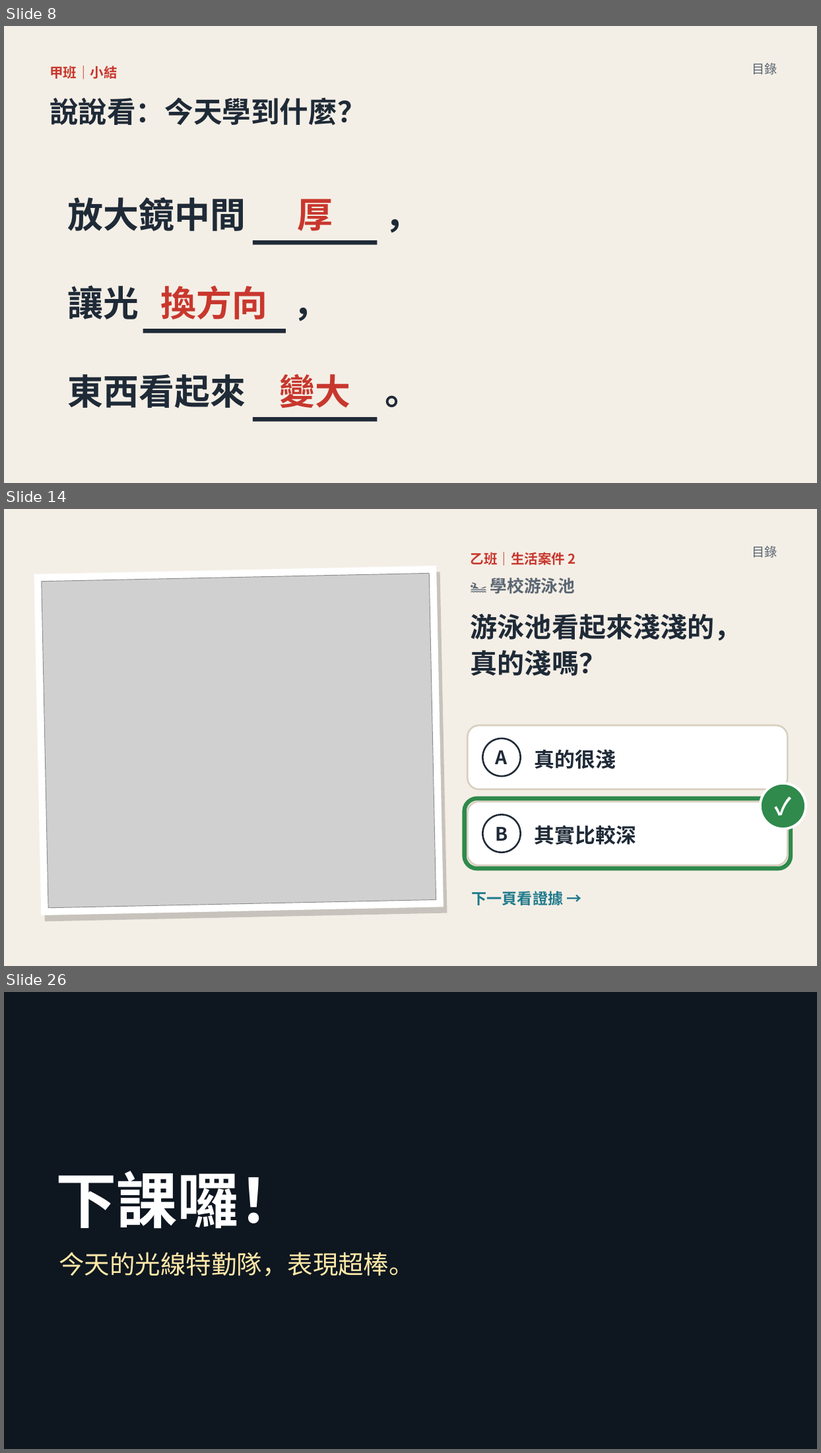
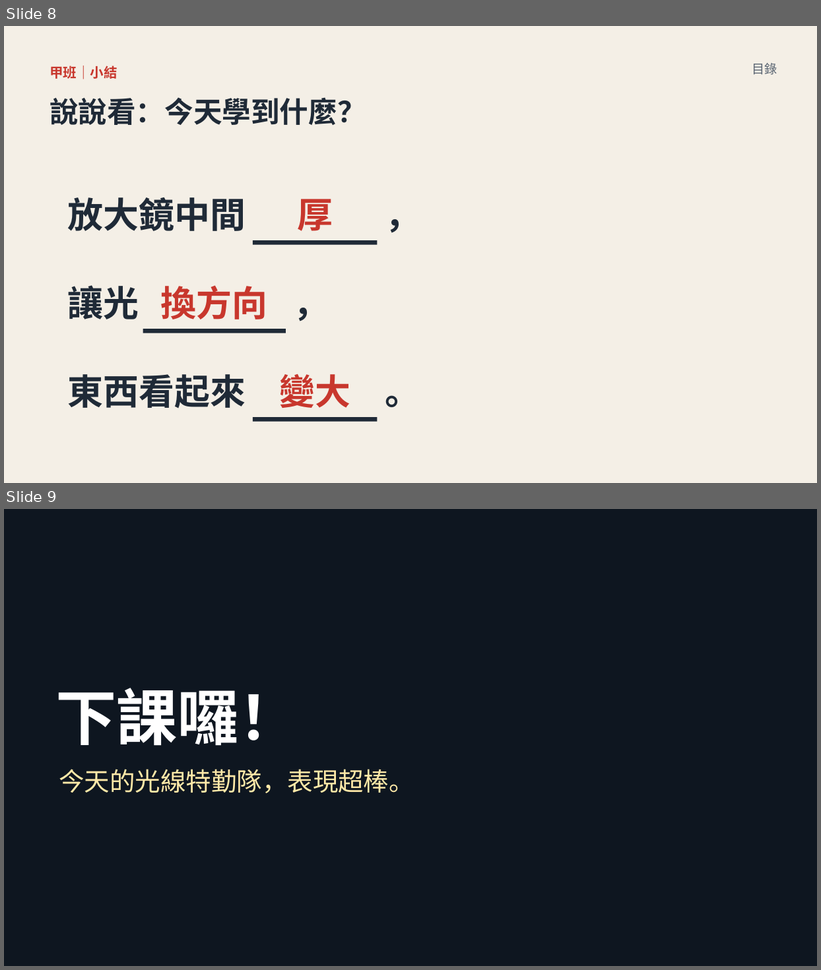
Before and after one commit to classtools1020/sports-results, a slide deck: f8f9fc3bd1/slides.pptx. Shown one above the other, each under a label of ours: slides 8, 14 and 26 before the commit, slides 8 and 9 after it; the slides between them are not shown. The pictures are 821x1453 and 821x970 pixels, drawn with LibreOffice and Linux fonts; fonts in the diff are those of the drawing; grey boxes stand for pictures; background and template pictures are left out; a plain dark background stands for a picture behind light text. Boxes give left, top, right and bottom in pixels: in the first picture for what was removed or moved away, otherwise in the second. Text is boxed around its words. In the diff, an @@ line names an element or a change of style, - is before the commit and + after.

```diff
--- a/f8f9fc3bd1/slides.pptx
+++ b/f8f9fc3bd1/slides.pptx
@@ slide 14 removed at (4,509,817,966), background #FFFFFF @@
@@ rectangle removed at (4,509,817,966) @@
@@ text removed at (752,546,777,558) @@
-目錄
@@ rectangle removed at (34,566,444,916) @@
@@ text removed at (471,552,576,566) @@
-乙班｜生活案件 2
@@ rectangle removed at (38,572,448,922) @@
@@ picture removed at (42,573,436,908) @@
@@ text removed at (490,578,575,594) @@
-🏊 學校游泳池
@@ text removed at (471,614,742,676) @@
-游泳池看起來淺淺的，
-真的淺嗎？
@@ rounded rectangle removed at (467,725,788,789) @@
@@ ellipse removed at (483,739,521,776) @@
-A
@@ text removed at (535,749,616,769) @@
-真的很淺
@@ ellipse removed at (760,784,806,829) @@
-✓
@@ rounded rectangle removed at (465,799,791,869) @@
@@ rounded rectangle removed at (467,802,788,866) @@
@@ ellipse removed at (483,815,521,852) @@
-B
@@ text removed at (535,825,636,845) @@
-其實比較深
@@ text removed at (472,891,564,906) @@
-下一頁看證據 →
@@ what was slide 26 is now slide 9 @@
```
Also in this commit, not shown: 4 slides changed, 16 other slides removed, 14 other files.
